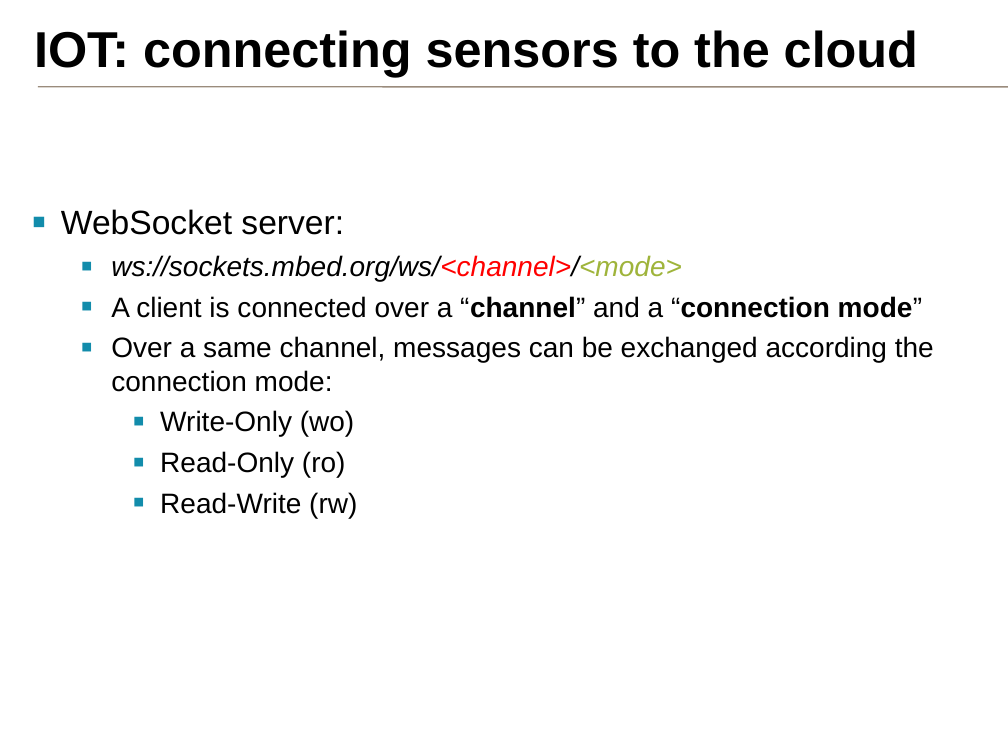
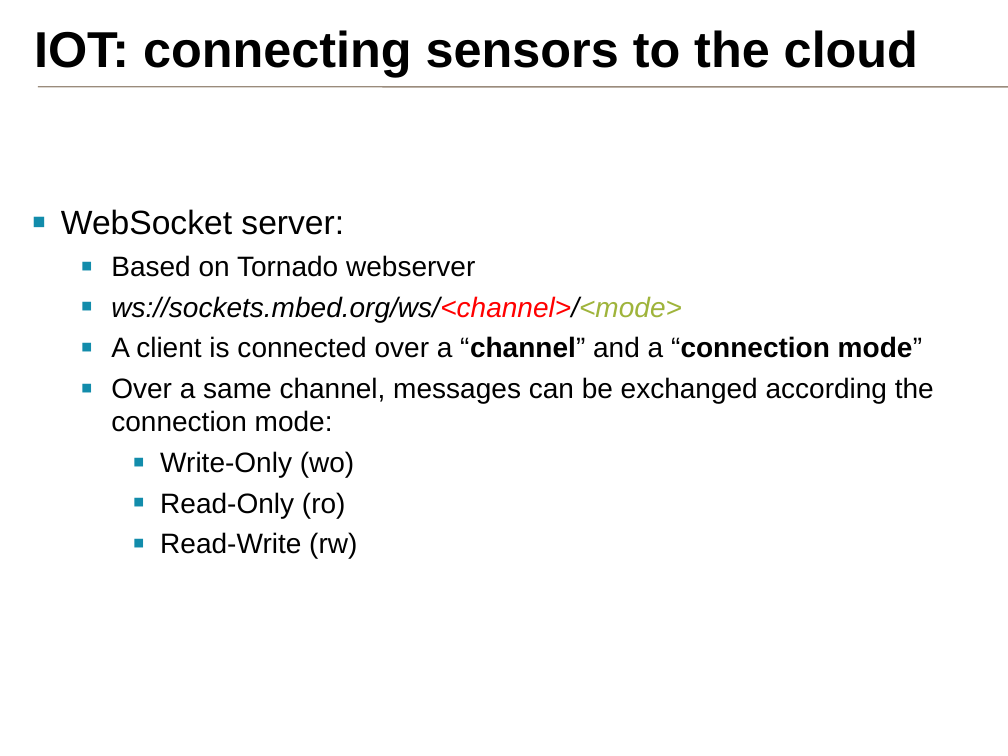
Before and after one commit to samux/ARM-internship-report, a slide deck: slide 12 of presentation_en/pres.pptx. Drawn at 1008x756 pixels with LibreOffice and Linux fonts; fonts in the diff are those of the drawing; background and template pictures are left out. Boxes give left, top, right and bottom in pixels: in the first picture for what was removed or moved away, otherwise in the second. Text is boxed around its words. In the diff, an @@ line names an element or a change of style, - is before the commit and + after.

```diff
--- a/presentation_en/pres.pptx
+++ b/presentation_en/pres.pptx
@@ text at <box>111,255,475,277</box>: paragraph added @@
+  ▪ Based on Tornado webserver
```
Also in this commit, not shown: 2 other slides changed, 5 slides added.
